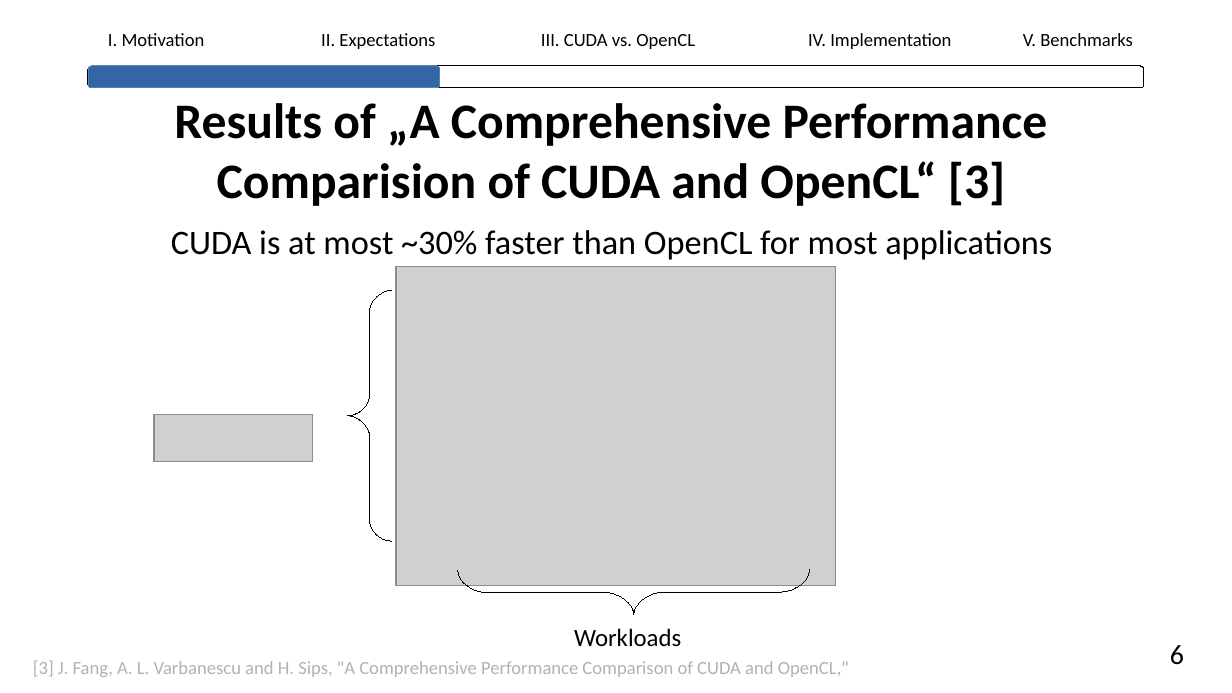
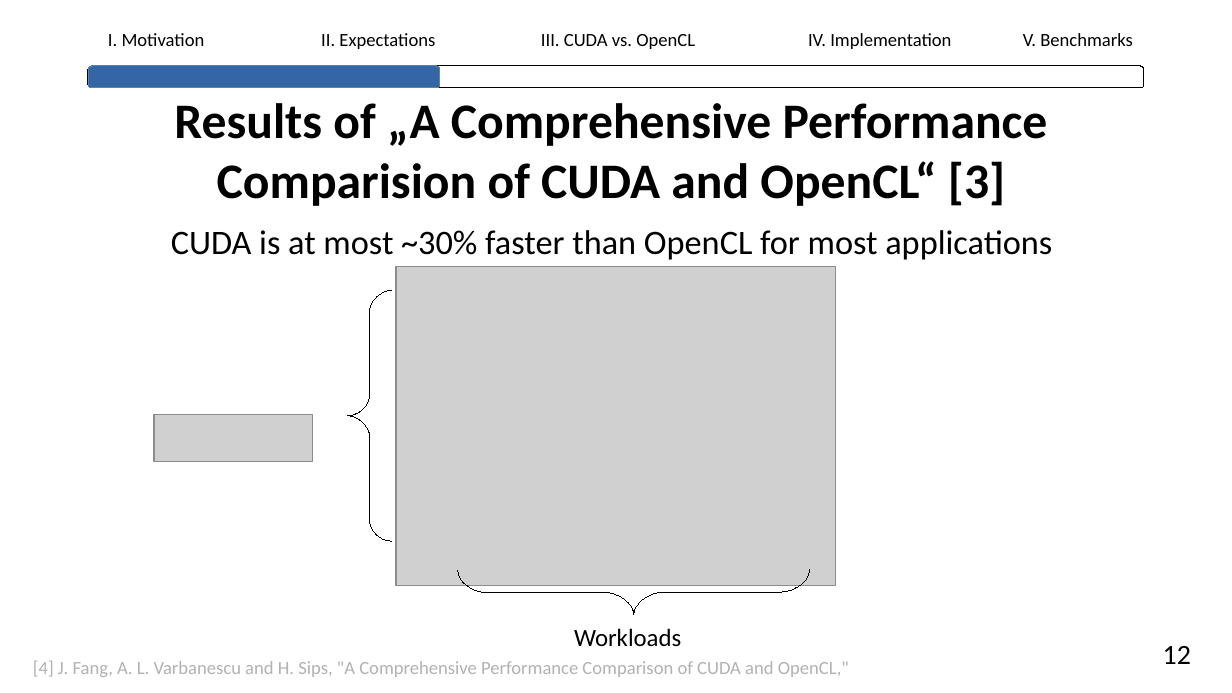
Before and after one commit to lhahner/opti-perf, a slide deck: slide 14 of docs/presentation/final-presentation.odp. Drawn at 1232x693 pixels with LibreOffice and Linux fonts; fonts in the diff are those of the drawing; grey boxes stand for pictures. Boxes give left, top, right and bottom in pixels: in the first picture for what was removed or moved away, otherwise in the second. Text is boxed around its words. In the diff, an @@ line names an element or a change of style, - is before the commit and + after.

```diff
--- a/docs/presentation/final-presentation.odp
+++ b/docs/presentation/final-presentation.odp
@@ text at (x1=1163, y1=646, x2=1191, y2=664): text changed @@
-6
+12
@@ text at (x1=33, y1=661, x2=849, y2=677): text changed @@
-[3] J. Fang, A. L. Varbanescu and H. Sips, "A Comprehensive Performance Comparison of CUDA and OpenCL,"
+[4] J. Fang, A. L. Varbanescu and H. Sips, "A Comprehensive Performance Comparison of CUDA and OpenCL,"
```
Also in this commit, not shown: 29 other slides changed, 3 slides added, 3 other files.
